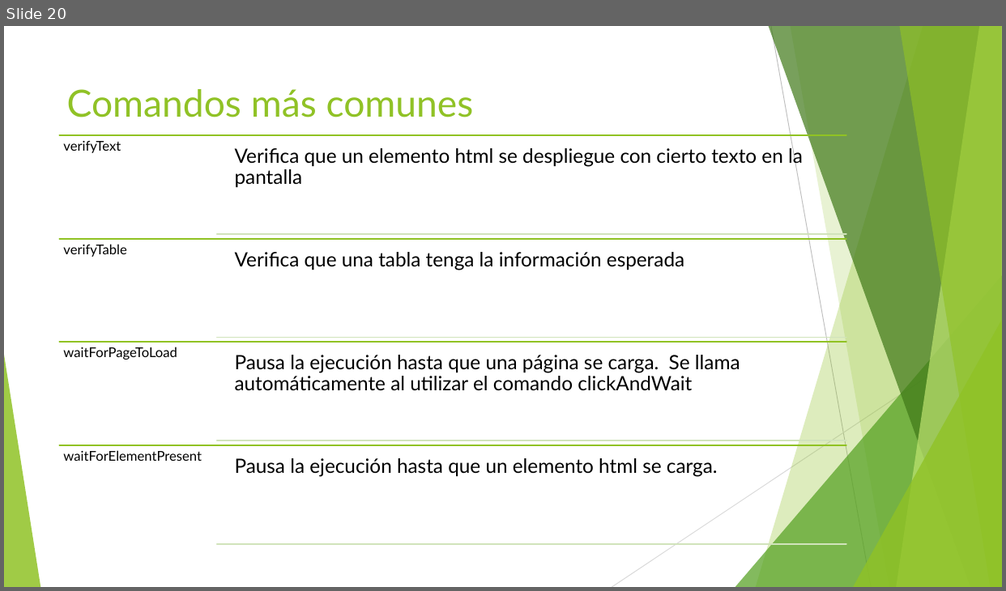
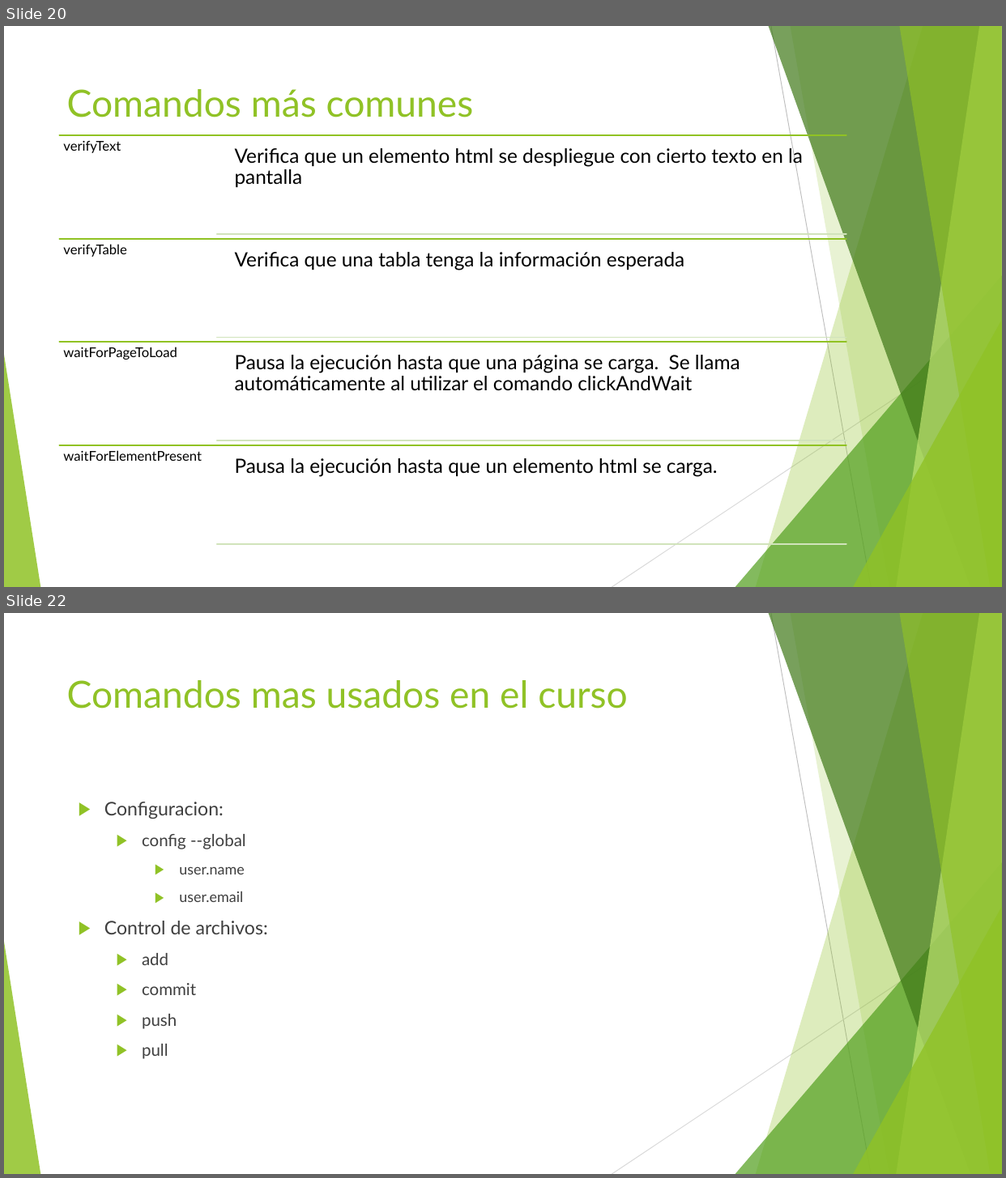
Before and after one commit to jomarnavarro/intro_automation, a slide deck: presentaciones/Selenium, session 1.pptx. Shown one above the other, each under a label of ours: slide 20 before the commit, slides 20 and 22 after it; the slides between them are not shown. The pictures are 1006x591 and 1006x1178 pixels, drawn with LibreOffice and Linux fonts; fonts in the diff are those of the drawing. Boxes give left, top, right and bottom in pixels: in the first picture for what was removed or moved away, otherwise in the second. Text is boxed around its words. In the diff, an @@ line names an element or a change of style, - is before the commit and + after.

```diff
--- a/presentaciones/Selenium, session 1.pptx
+++ b/presentaciones/Selenium, session 1.pptx
@@ slide 22 added at (x1=4, y1=613, x2=1002, y2=1174), background #FFFFFF; not listed: 10 template elements that a slide beside it also shows @@
@@ title added at (x1=67, y1=680, x2=628, y2=709), 36 pt, text #90C226 @@
+Comandos mas usados en el curso
@@ text added at (x1=104, y1=802, x2=268, y2=1059), 18 pt, text #3F3F3F @@
+▶ Configuracion:
+  ▶ config --global
+    ▶ user.name
+    ▶ user.email
+▶ Control de archivos:
+  ▶ add
+  ▶ commit
+  ▶ push
+  ▶ pull
```
Also in this commit, not shown: 1 slide changed, 4 other slides added.
